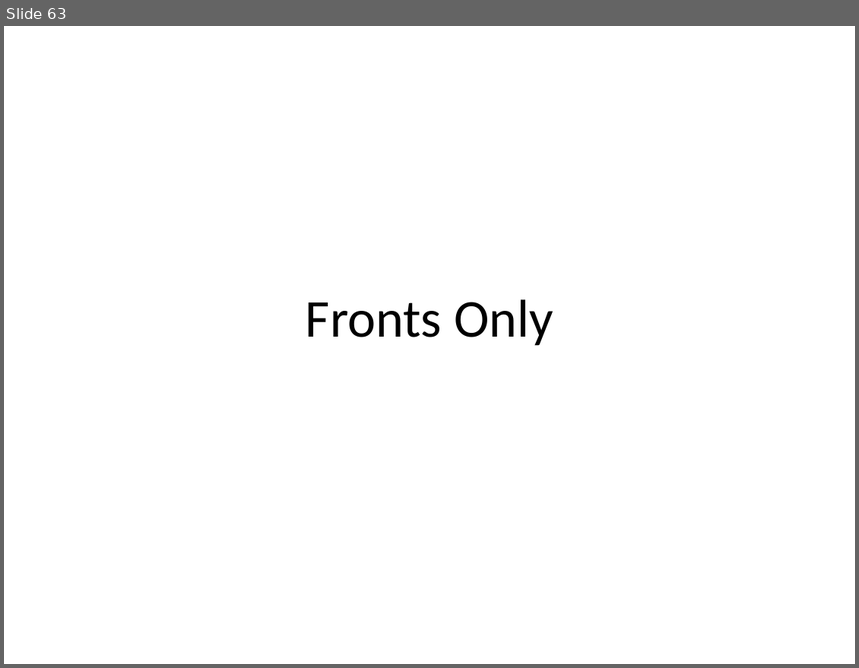
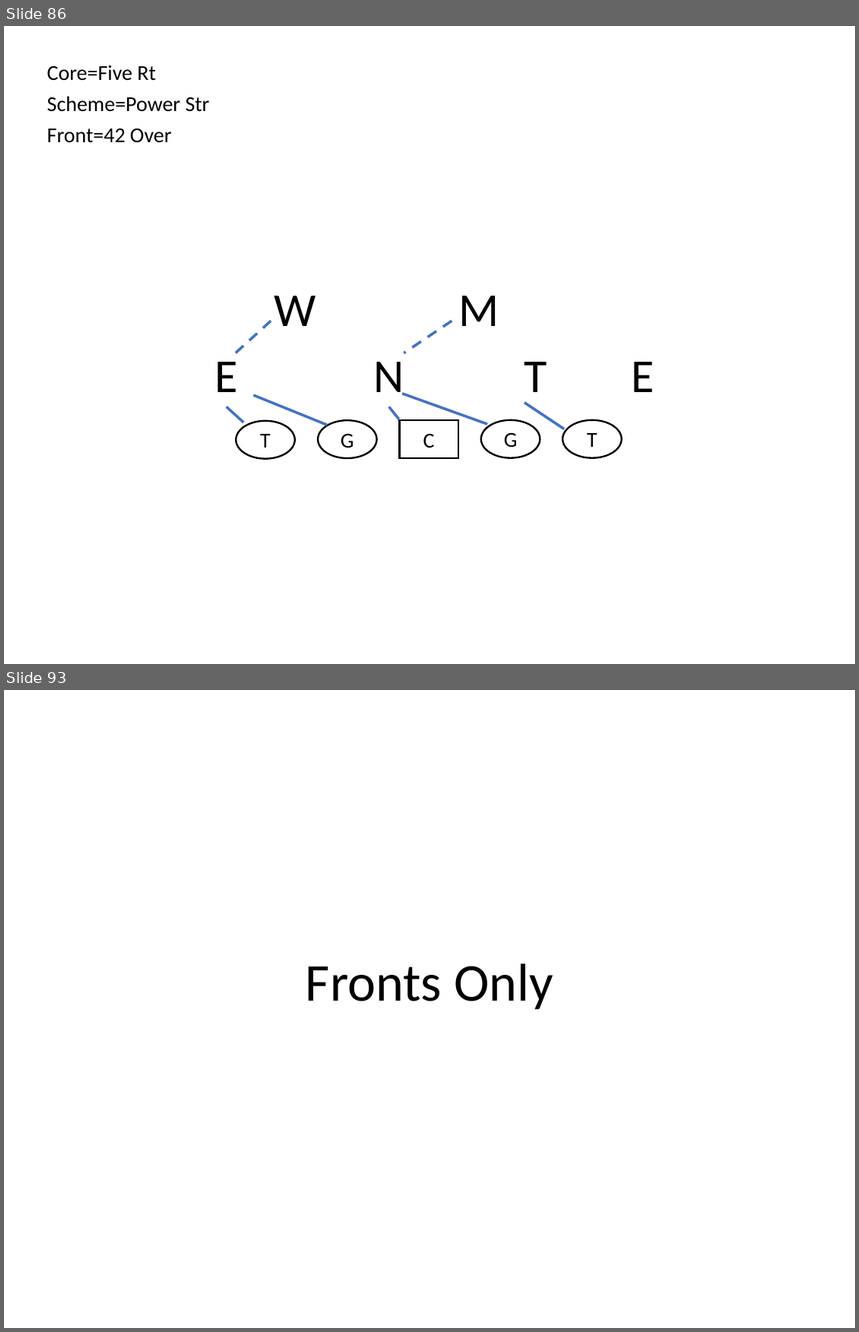
Before and after one commit to Aceplace/VBAScoutCard, a slide deck: core_templates.pptx. Shown one above the other, each under a label of ours: slide 63 before the commit, slides 86 and 93 after it; the slides between them are not shown. The pictures are 859x668 and 859x1332 pixels, drawn with LibreOffice and Linux fonts; fonts in the diff are those of the drawing. Boxes give left, top, right and bottom in pixels: in the first picture for what was removed or moved away, otherwise in the second. Text is boxed around its words. In the diff, an @@ line names an element or a change of style, - is before the commit and + after.

Commit message:
Pre Core Injection

```diff
--- a/core_templates.pptx
+++ b/core_templates.pptx
@@ slide 86 added at <box>4,26,855,664</box>, background #FFFFFF @@
@@ text added at <box>47,65,156,81</box>, 18 pt, text #000000 @@
+Core=Five Rt
@@ text added at <box>47,96,210,112</box>, 18 pt, text #000000 @@
+Scheme=Power Str
@@ text added at <box>47,129,172,142</box>, 18 pt, text #000000 @@
+Front=42 Over
@@ text added at <box>274,296,316,326</box>, 40 pt, text #000000 @@
+W
@@ text added at <box>459,296,500,326</box>, 40 pt, text #000000 @@
+M
@@ line added from (272, 322) to (234, 354), #4472C4 2.25 pt dashed @@
@@ line added from (452, 322) to (404, 353), #4472C4 2.25 pt dashed @@
@@ text added at <box>215,353,237,392</box>, 40 pt, text #000000 @@
+E
@@ text added at <box>373,362,404,396</box>, 40 pt, text #000000 @@
+N
@@ text added at <box>525,362,547,404</box>, 40 pt, text #000000 @@
+T
@@ text added at <box>632,362,655,392</box>, 40 pt, text #000000 @@
+E
@@ line added from (226, 408) to (244, 423), #4472C4 2.25 pt @@
@@ line added from (253, 395) to (328, 425), #4472C4 2.25 pt @@
@@ line added from (389, 408) to (399, 419), #4472C4 2.25 pt @@
@@ line added from (402, 394) to (487, 424), #4472C4 2.25 pt @@
@@ line added from (525, 403) to (564, 430), #4472C4 2.25 pt @@
@@ ellipse added at <box>237,421,295,459</box>, fill #FFFFFF, outline #000000 1.5 pt, 18 pt, text #000000 @@
+T
@@ ellipse added at <box>318,421,377,459</box>, fill #FFFFFF, outline #000000 1.5 pt, 18 pt, text #000000 @@
+G
@@ rectangle added at <box>400,421,458,459</box>, fill #FFFFFF, outline #000000 1.5 pt, 18 pt, text #000000 @@
+C
@@ ellipse added at <box>481,420,541,458</box>, fill #FFFFFF, outline #000000 1.5 pt, 18 pt, text #000000 @@
+G
@@ ellipse added at <box>563,420,621,458</box>, fill #FFFFFF, outline #000000 1.5 pt, 18 pt, text #000000 @@
+T
@@ what was slide 63 is now slide 93 @@
```
Also in this commit, not shown: 30 other slides added, 1 slide removed, 4 other files.
